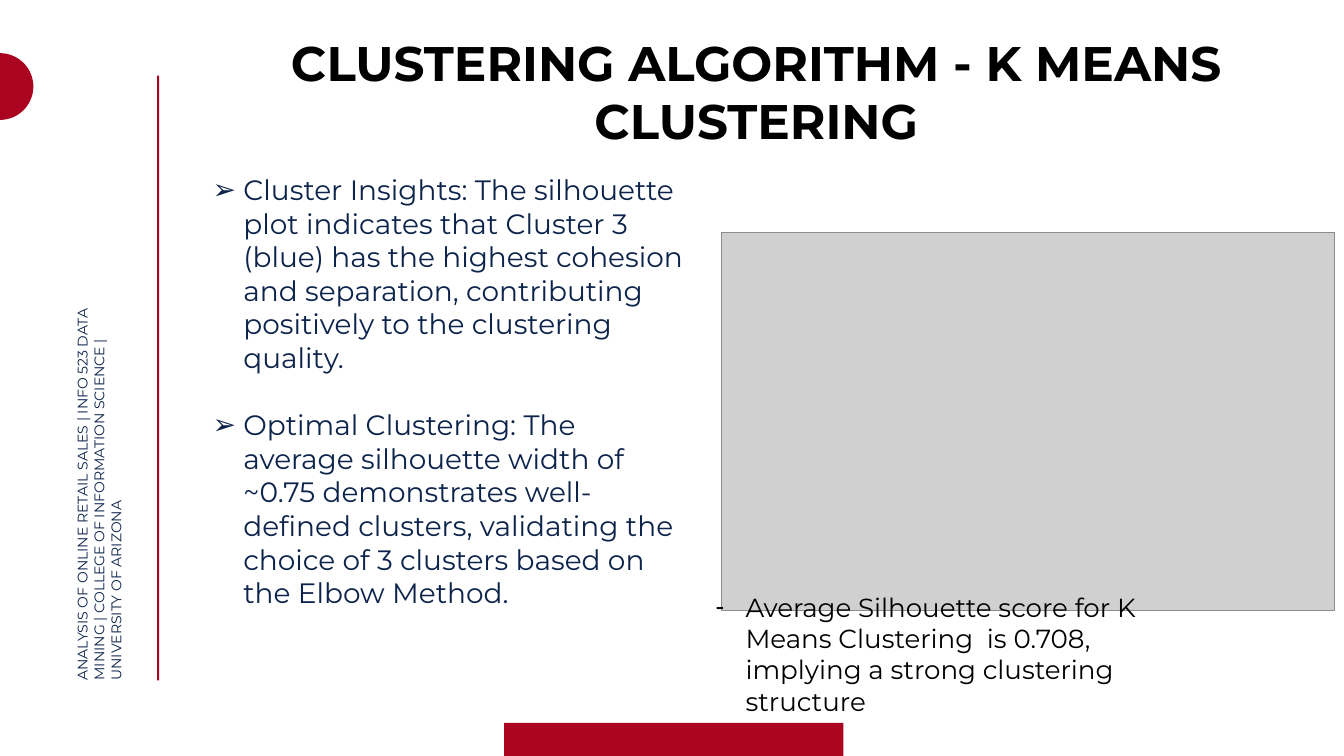
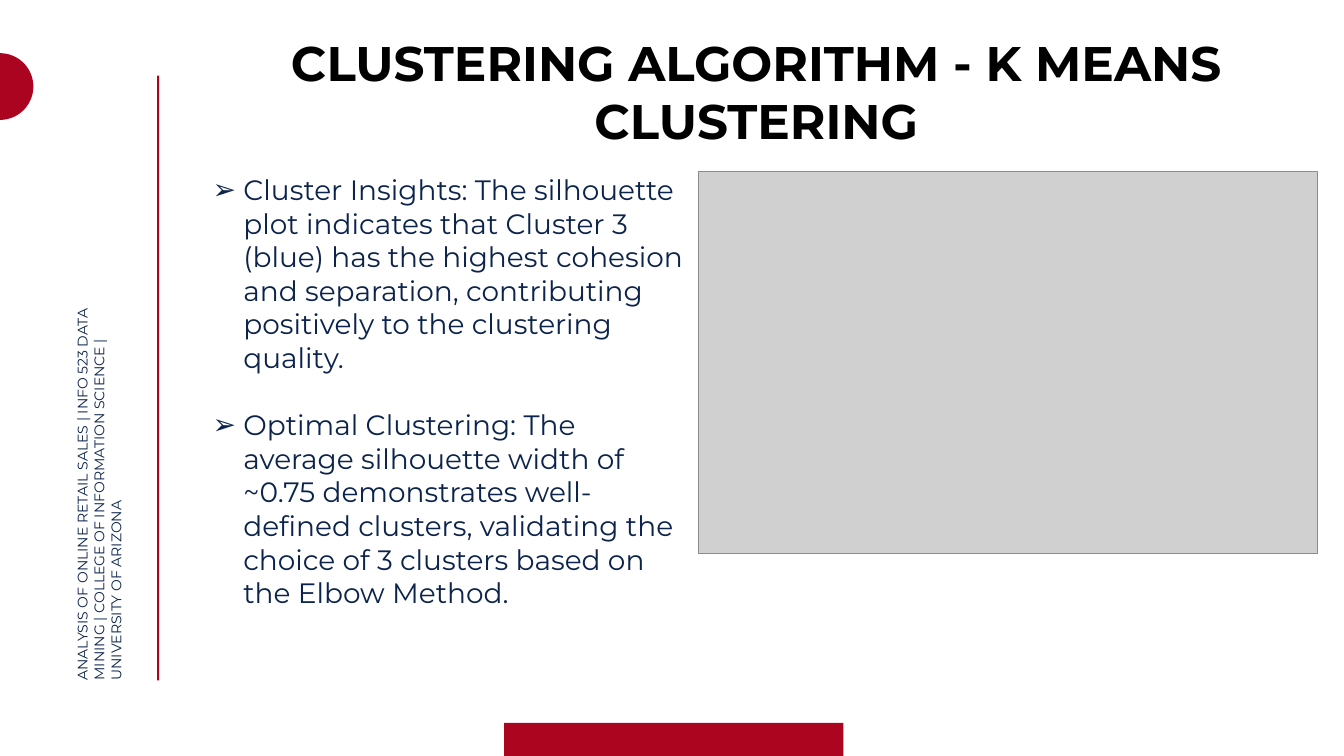
Before and after one commit to praagnya08/INFO-523, a slide deck: slide 12 of INFO 523 DATA MINING PRESENTATION GROUP 6.pptx. Drawn at 1344x756 pixels with LibreOffice and Linux fonts; fonts in the diff are those of the drawing; grey boxes stand for pictures; background and template pictures are left out. Boxes give left, top, right and bottom in pixels: in the first picture for what was removed or moved away, otherwise in the second. Text is boxed around its words. In the diff, an @@ line names an element or a change of style, - is before the commit and + after.

```diff
--- a/INFO 523 DATA MINING PRESENTATION GROUP 6.pptx
+++ b/INFO 523 DATA MINING PRESENTATION GROUP 6.pptx
@@ picture: place and size @@
-picture at <box>722,233,1334,611</box>
+picture at <box>699,171,1318,553</box>
@@ text removed at <box>746,597,1136,711</box> @@
-– Average Silhouette score for K Means Clustering is 0.708, implying a strong clustering structure
```
Also in this commit, not shown: 6 other slides changed, 5 slides added.
